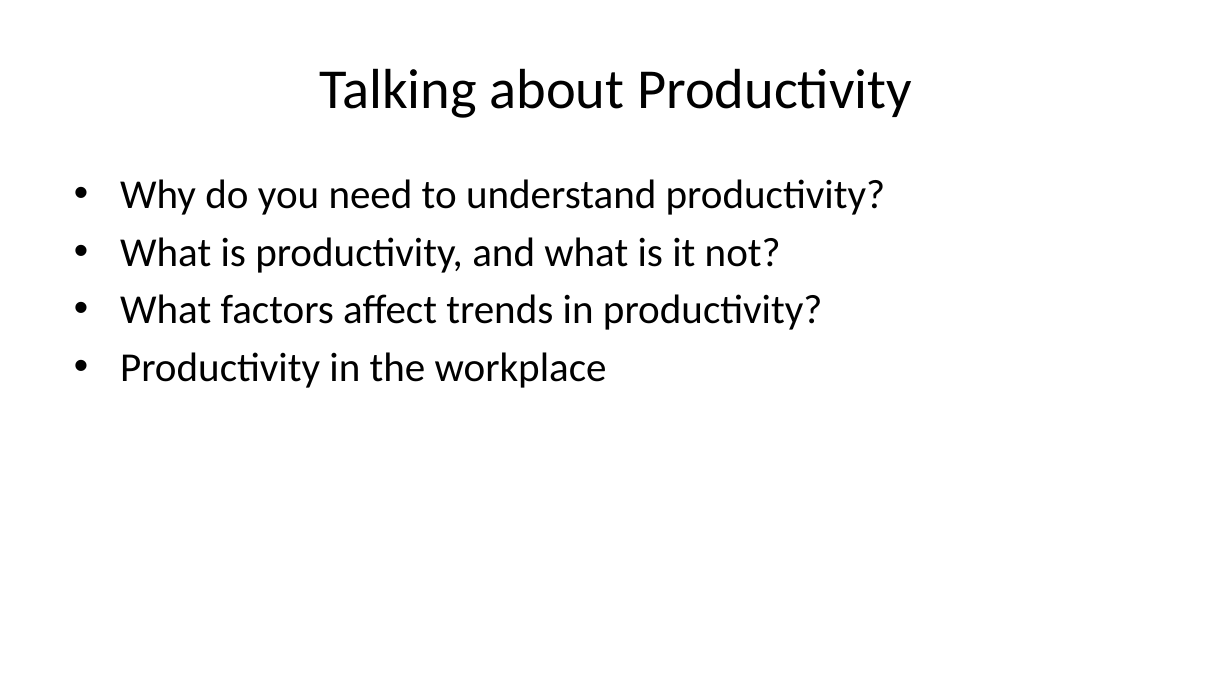
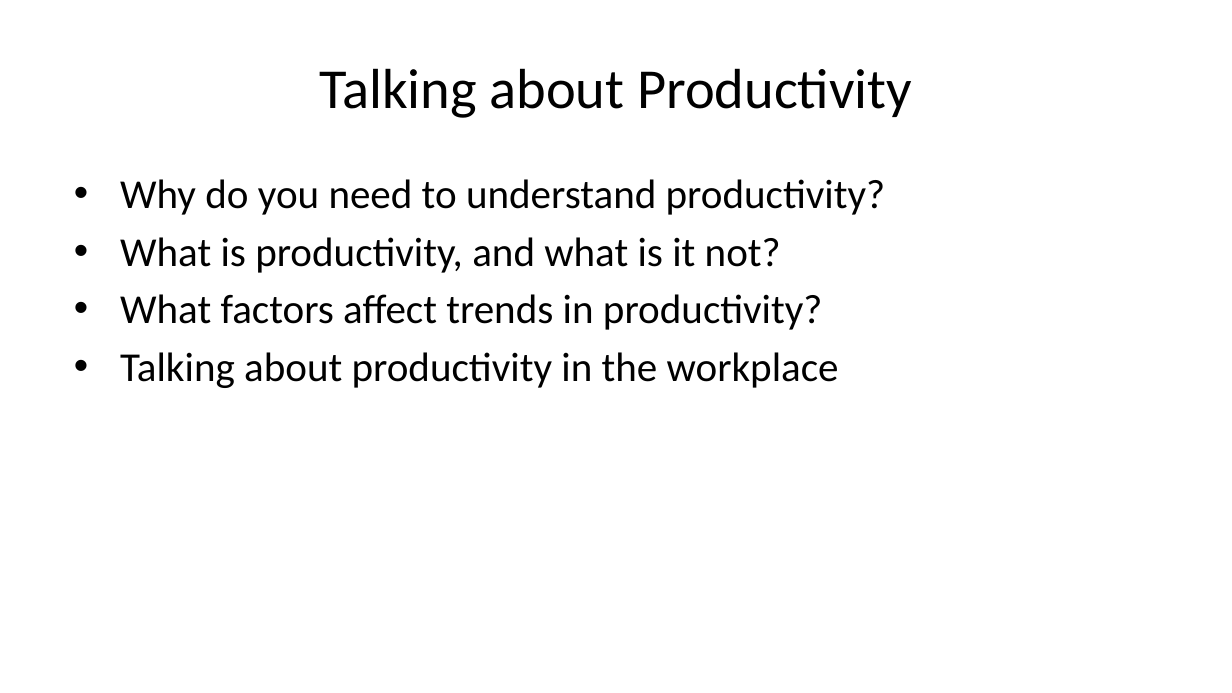
Before and after one commit to amwu-nrc/economics-presentations, a slide deck: slide 3 of organiser-education-productivity.pptx. Drawn at 1232x693 pixels with LibreOffice and Linux fonts; fonts in the diff are those of the drawing. Boxes give left, top, right and bottom in pixels: in the first picture for what was removed or moved away, otherwise in the second. Text is boxed around its words. In the diff, an @@ line names an element or a change of style, - is before the commit and + after.

```diff
--- a/organiser-education-productivity.pptx
+++ b/organiser-education-productivity.pptx
@@ text at <box>120,352,839,388</box>: text changed @@
-• Productivity in the workplace
+• Talking about productivity in the workplace
```
Also in this commit, not shown: 5 other slides changed, 2 slides added, 18 other files.
